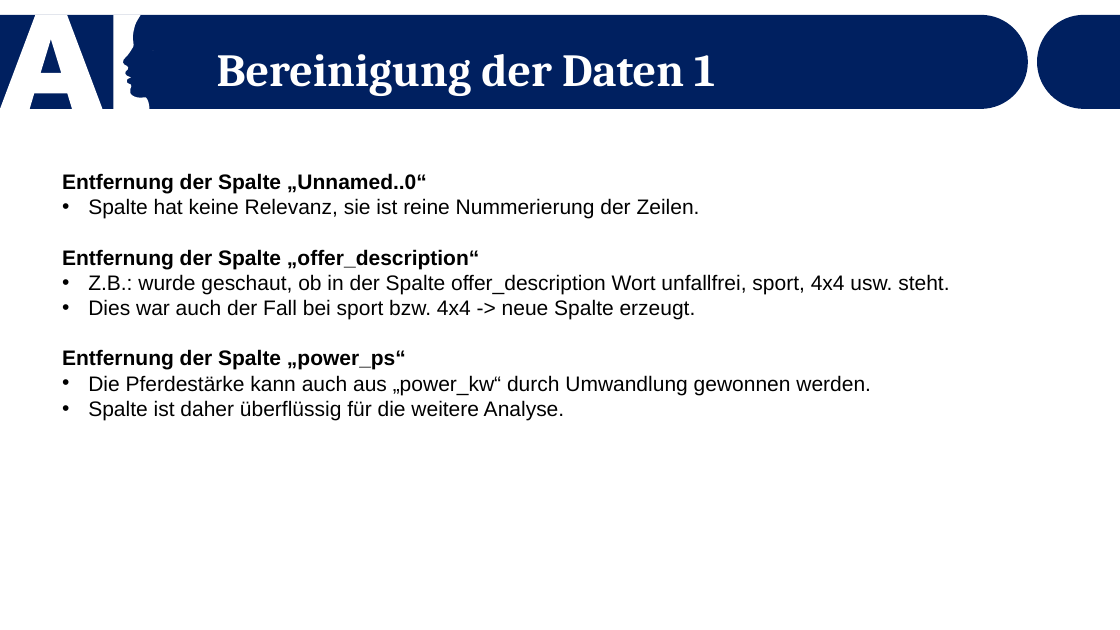
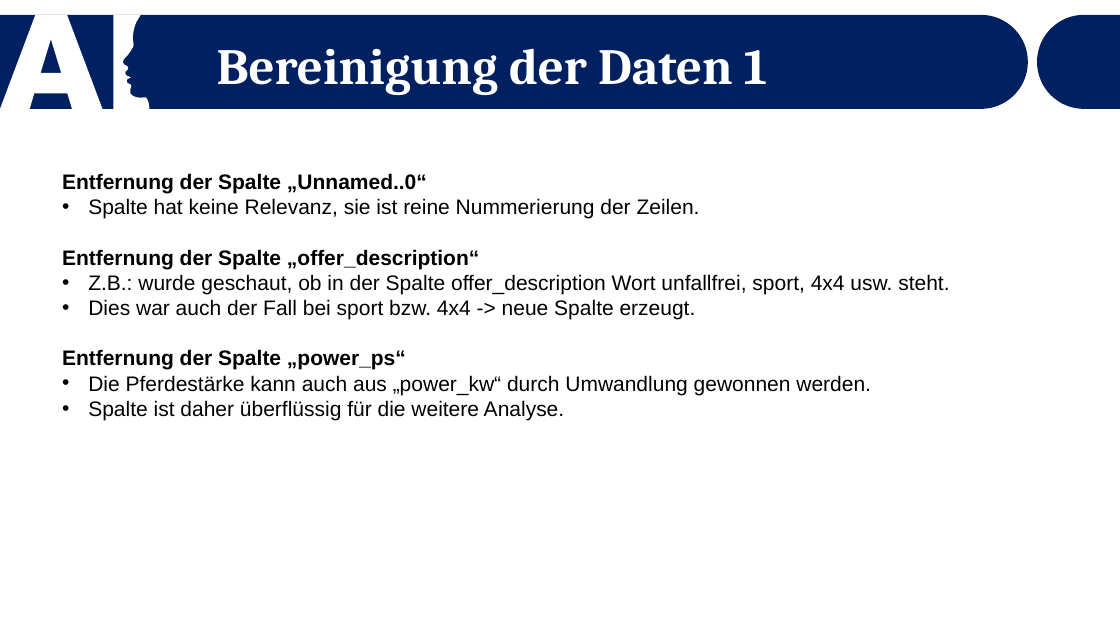
Before and after one commit to Dewin154/Projekt_Machine_Learning, a slide deck: slide 9 of Präsentation_Vorlage.pptx (slide 5 before the commit). Drawn at 1120x630 pixels with LibreOffice and Linux fonts; fonts in the diff are those of the drawing. Boxes give left, top, right and bottom in pixels: in the first picture for what was removed or moved away, otherwise in the second. Text is boxed around its words. In the diff, an @@ line names an element or a change of style, - is before the commit and + after.

```diff
--- a/Präsentation_Vorlage.pptx
+++ b/Präsentation_Vorlage.pptx
@@ text "Bereinigung der Daten 1" at box(217, 48, 767, 95): size 39.4 to 43.5 pt; line spacing 0.9 to 0.7 @@
```
Also in this commit, not shown: 7 other slides changed, 4 slides added, 2 other files.
